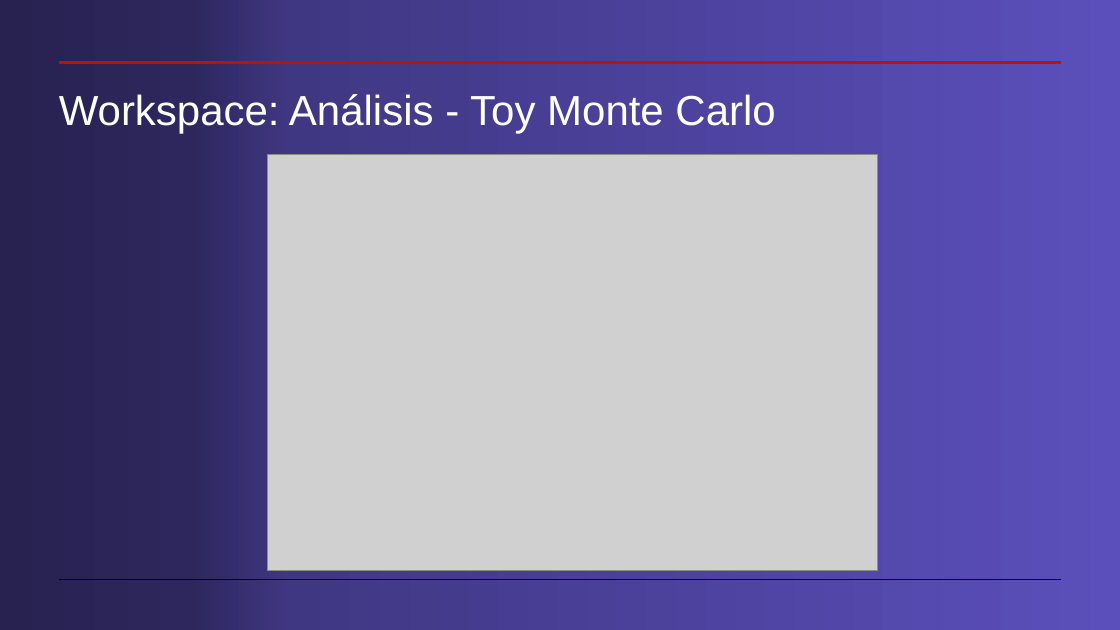
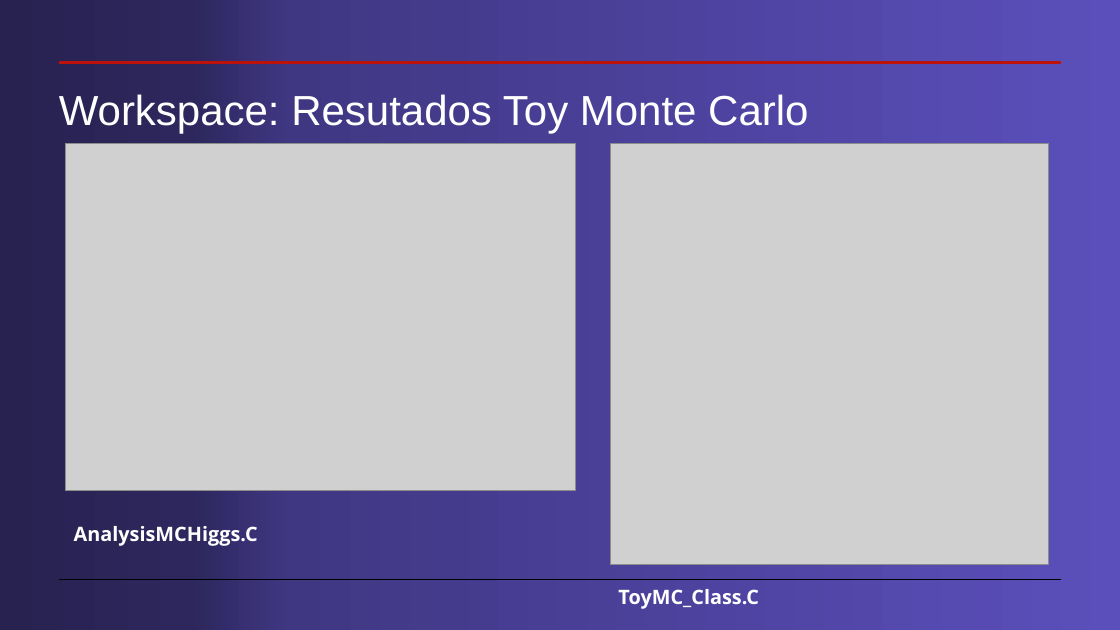
Before and after one commit to cdavidgutierrez/ProyectoFinal_CERN_ROOT, a slide deck: slide 28 of Workspaces en root.pptx (slide 24 before the commit). Drawn at 1120x630 pixels with LibreOffice and Linux fonts; fonts in the diff are those of the drawing; grey boxes stand for pictures. Boxes give left, top, right and bottom in pixels: in the first picture for what was removed or moved away, otherwise in the second. Text is boxed around its words. In the diff, an @@ line names an element or a change of style, - is before the commit and + after.

Commit message:
ppt add

```diff
--- a/Workspaces en root.pptx
+++ b/Workspaces en root.pptx
@@ title at <box>59,94,808,134</box>: text changed @@
-Workspace: Análisis - Toy Monte Carlo
+Workspace: Resutados Toy Monte Carlo
@@ picture: place and size @@
-picture at <box>267,155,878,571</box>
+picture at <box>66,144,576,491</box>
@@ picture added at <box>610,144,1048,565</box> @@
@@ text added at <box>74,526,258,546</box>, 17 pt, text #FFFFFF, bold @@
+AnalysisMCHiggs.C
@@ text added at <box>618,589,759,609</box>, 17 pt, text #FFFFFF, bold @@
+ToyMC_Class.C
```
Also in this commit, not shown: 5 other slides changed, 4 slides added, 10 other files.
